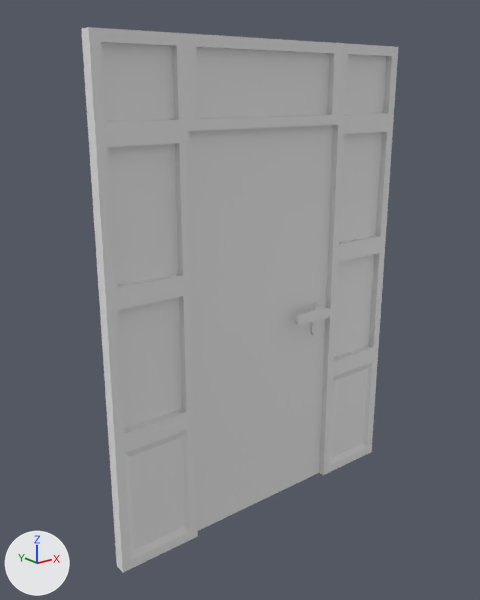
Renders of the FBX model Assets/Models/Floris/FakeDoor.fbx from each side of a commit.
Before and after are seen from a camera (50 mm lens) standing at (-2.18, -2.5, 2.27) and looking at (-0.11, 0.09, 1.23). Every picture has the same lights, and +X, +Y and +Z are marked at lower left. Where no turn or scale is listed for an object, it has been applied to the vertices.
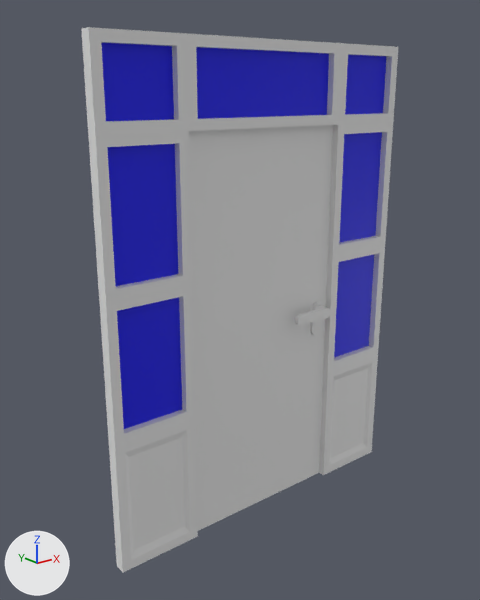
Commit message: Open door and fake door added with material for glass

What differs and where, as boxes [x1, y1, x2, y2] in the pictures (480 x 600 px):
part 1 of me_cube_051, recoloured (white to blue)
    both: [107, 144, 182, 429]
part 2 of me_cube_051, recoloured (white to blue)
    both: [196, 47, 387, 119]
part 3 of me_cube_051, recoloured (white to blue)
    both: [334, 132, 382, 357]
part 4 of me_cube_051, recoloured (white to blue)
    both: [101, 43, 174, 121]

What changed in the scene script:
```text
Add mat_window:
    mat_window = principled_material('Window')
    mat_window.base_color = (0.0, 0.0, 0.8)  # blue #0000e7
Add mat_overig:
    mat_overig = principled_material('Overig')
    mat_overig.base_color = (0.8, 0.8, 0.8)  # white #e7e7e7
Change me_cube_051:
    where me_cube_051.from_pydata(...)  # 159 vertices, 134 faces; spans x -0.93..0.93, y -0.05..0.06, z 0.0..2.5
    used by ob_cube_050; location = (0.0, 0.0, 0.0)
    me_cube_051 part 1: all 2 faces centred in x -0.7, y 0.04, z 1.05..1.75 switch from no material to mat_window (blue #0000e7)
    me_cube_051 part 2: all 2 faces centred in x 0.0..0.7, y 0.04, z 2.3 switch from no material to mat_window (blue #0000e7)
    me_cube_051 part 3: all 2 faces centred in x 0.7, y 0.04, z 1.05..1.75 switch from no material to mat_window (blue #0000e7)
    me_cube_051 part 4: the 1 face centred in x -0.7, y 0.04, z 2.3 switches from no material to mat_window (blue #0000e7)
    add me_cube_051.materials.append(mat_overig)  # white #e7e7e7
```
